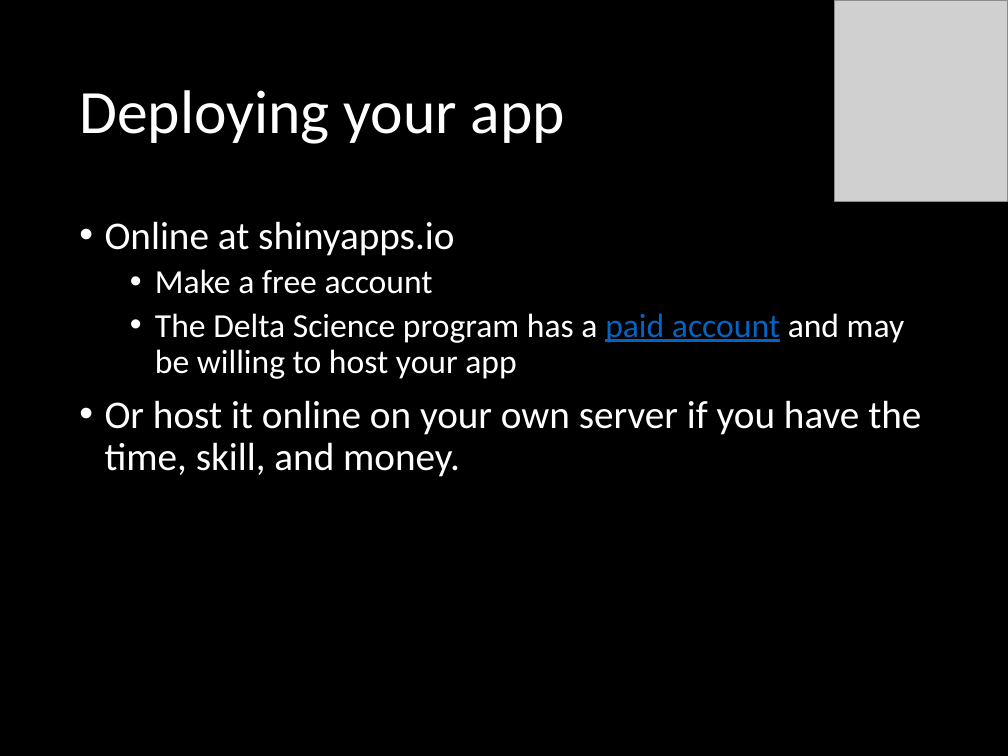
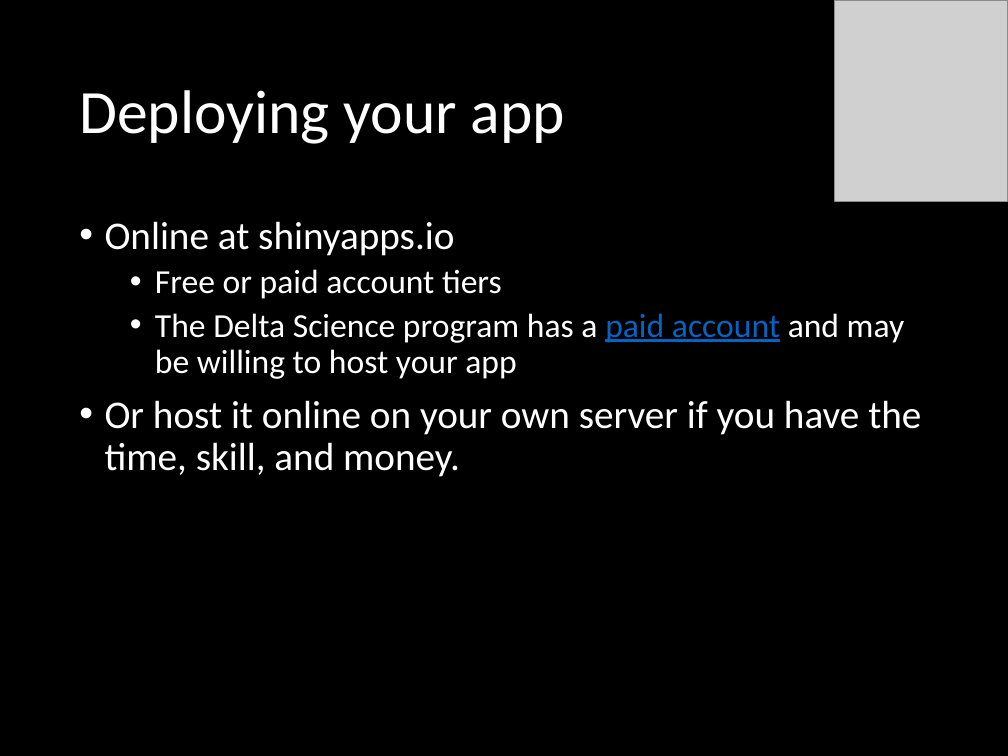
Before and after one commit to InteragencyEcologicalProgram/iep-data-workshop-2024, a slide deck: slide 22 of presentations/Introduction to Shiny.pptx (slide 20 before the commit). Drawn at 1008x756 pixels with LibreOffice and Linux fonts; fonts in the diff are those of the drawing; grey boxes stand for pictures. Boxes give left, top, right and bottom in pixels: in the first picture for what was removed or moved away, otherwise in the second. Text is boxed around its words. In the diff, an @@ line names an element or a change of style, - is before the commit and + after.

```diff
--- a/presentations/Introduction to Shiny.pptx
+++ b/presentations/Introduction to Shiny.pptx
@@ text at [155,269,502,299]: text changed @@
-  • Make a free account
+  • Free or paid account tiers
```
Also in this commit, not shown: 9 other slides changed, 2 slides added.
